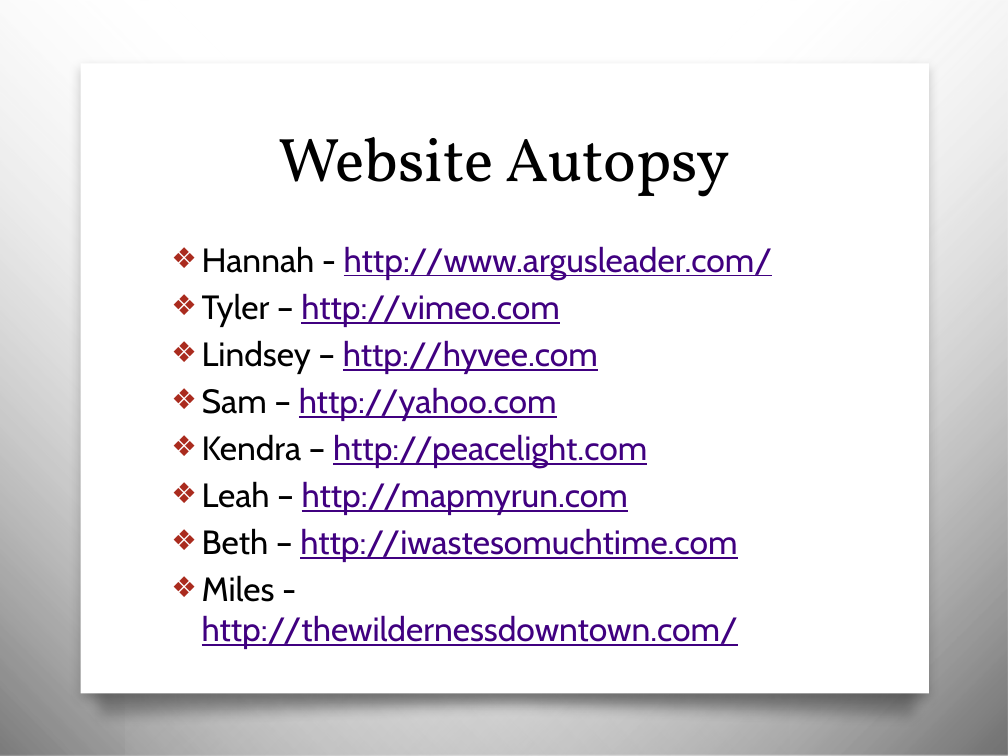
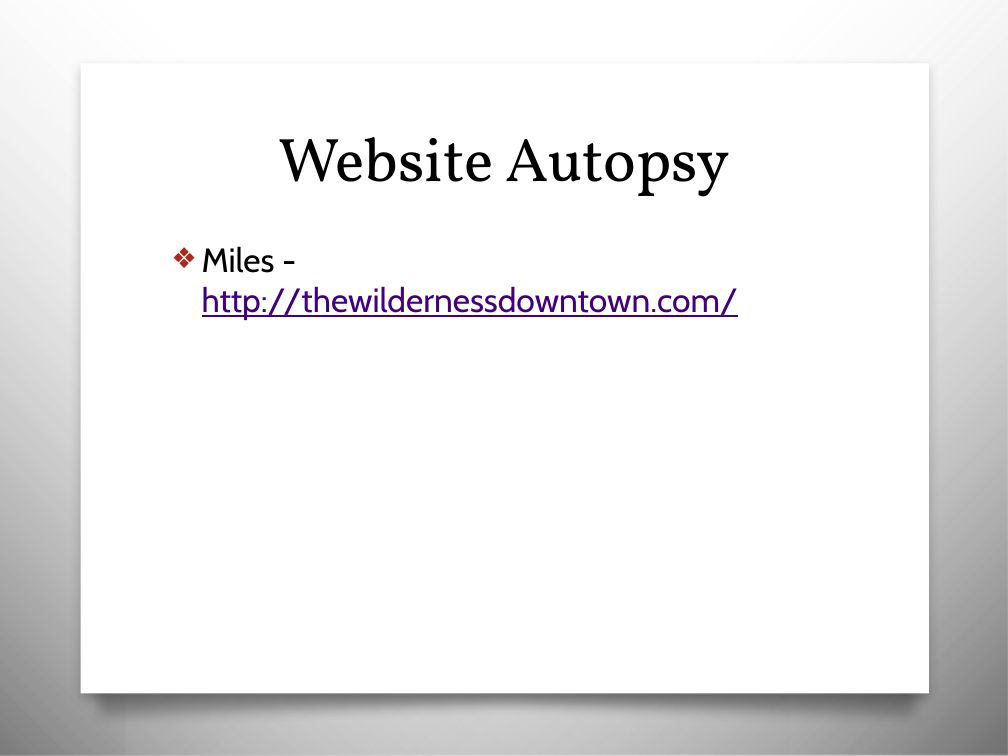
Before and after one commit to awayken/USF-ART329, a slide deck: slide 4 of slides/classthree/slides.pptx. Drawn at 1008x756 pixels with LibreOffice and Linux fonts; fonts in the diff are those of the drawing; background and template pictures are left out. Boxes give left, top, right and bottom in pixels: in the first picture for what was removed or moved away, otherwise in the second. Text is boxed around its words. In the diff, an @@ line names an element or a change of style, - is before the commit and + after.

Commit message:
Minor tweak

```diff
--- a/slides/classthree/slides.pptx
+++ b/slides/classthree/slides.pptx
@@ text at [202, 246, 773, 562]: paragraphs removed @@
-❖ Hannah - http://www.argusleader.com/
-❖ Tyler – http://vimeo.com
-❖ Lindsey – http://hyvee.com
-❖ Sam – http://yahoo.com
-❖ Kendra – http://peacelight.com
-❖ Leah – http://mapmyrun.com
-❖ Beth – http://iwastesomuchtime.com
```
Also in this commit, not shown: 5 other slides changed, 1 slide added, 25 slides removed.
